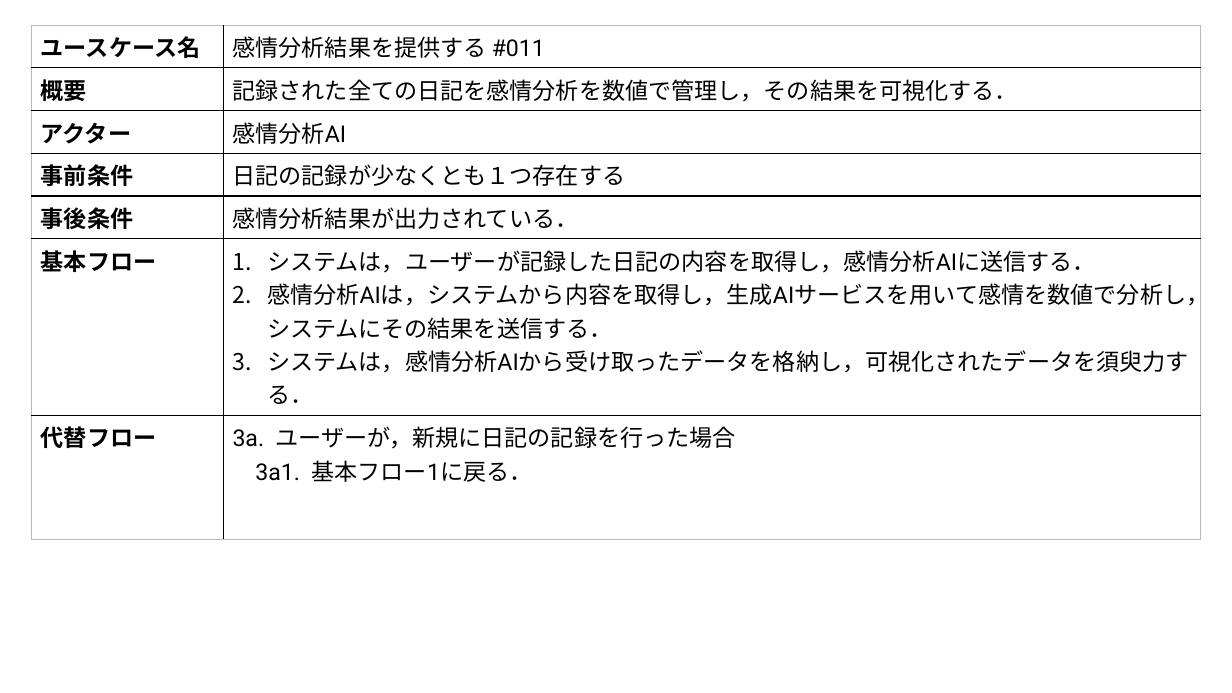
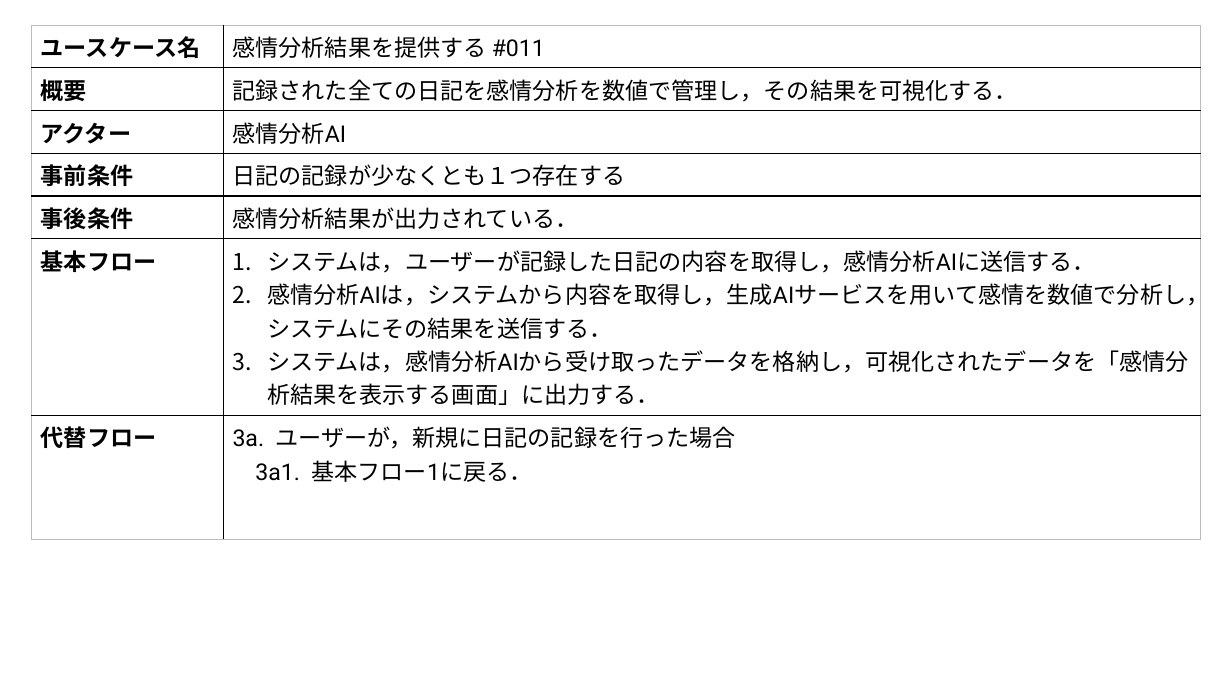
Before and after one commit to ut42univ/EmoDialog, a slide deck: slide 12 of spec/documents/eventFlow.pptx. Drawn at 1232x693 pixels with LibreOffice and Linux fonts; fonts in the diff are those of the drawing. Boxes give left, top, right and bottom in pixels: in the first picture for what was removed or moved away, otherwise in the second. Text is boxed around its words. In the diff, an @@ line names an element or a change of style, - is before the commit and + after.

```diff
--- a/spec/documents/eventFlow.pptx
+++ b/spec/documents/eventFlow.pptx
@@ table at <box>31,25,1200,486</box> @@
-row 6, column 2: システムは，ユーザーが記録した日記の内容を取得し，感情分析AIに送信する． / 感情分析AIは，システムから内容を取得し，生成AIサービスを用いて感情を数値で分析し，システムにその結果を送信する． / システムは，感情分析AIから受け取ったデータを格納し，可視化されたデータを須臾力する．
+row 6, column 2: システムは，ユーザーが記録した日記の内容を取得し，感情分析AIに送信する． / 感情分析AIは，システムから内容を取得し，生成AIサービスを用いて感情を数値で分析し，システムにその結果を送信する． / システムは，感情分析AIから受け取ったデータを格納し，可視化されたデータを「感情分析結果を表示する画面」に出力する．
```
Also in this commit, not shown: 1 other slide changed, 21 other files.
